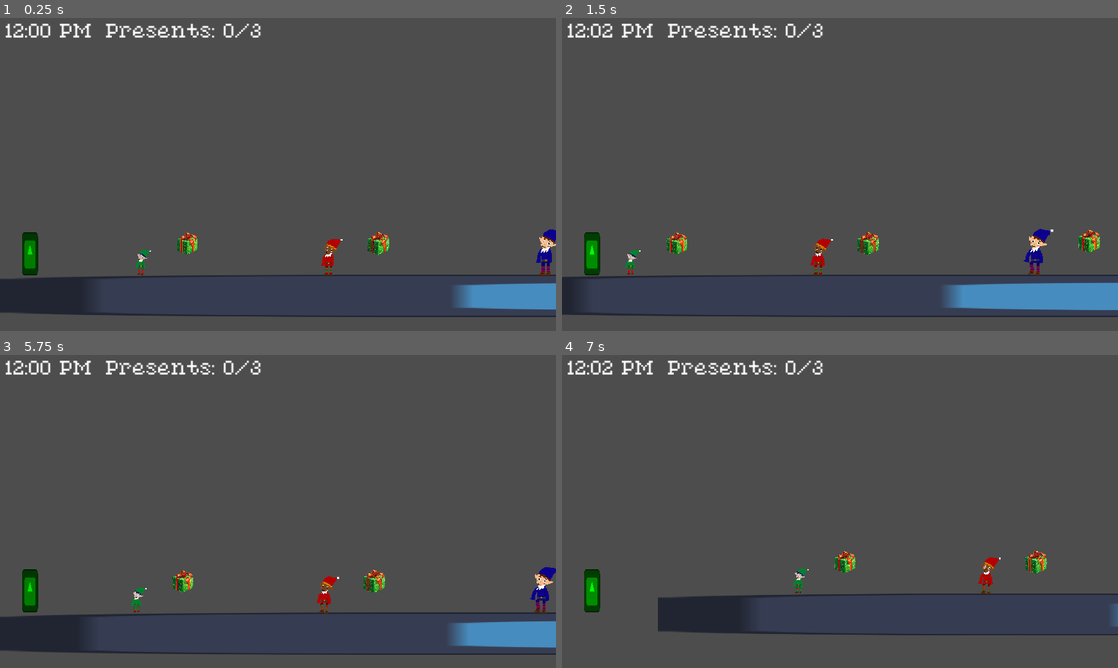
Above: before the commit, frames 1-4 (two rows, left to right).
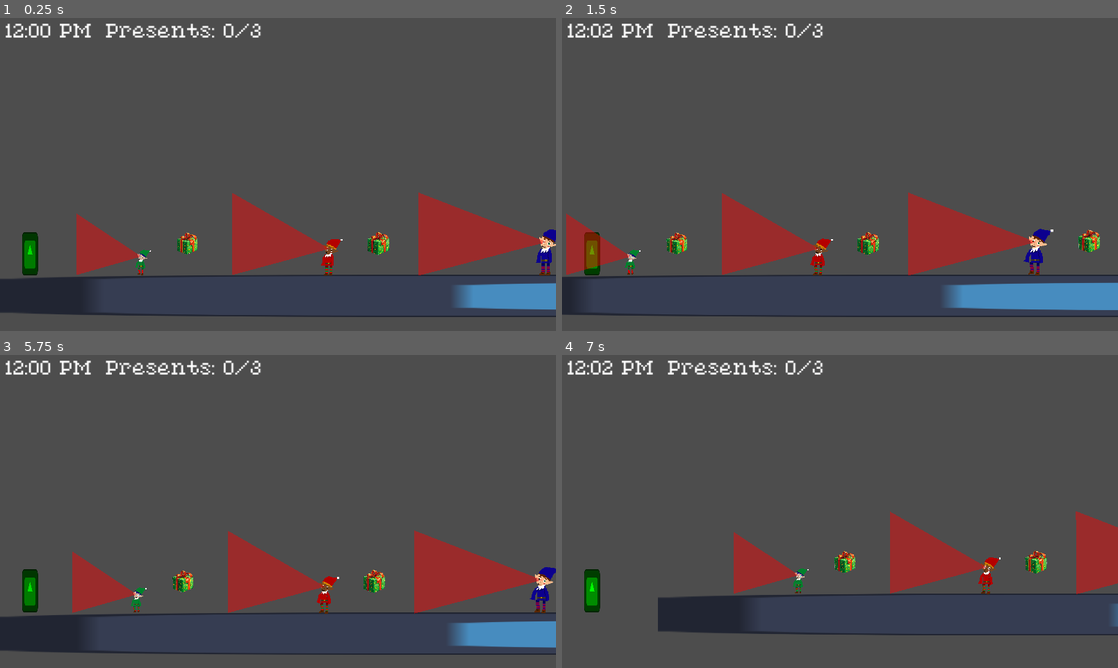
Above: after the commit, the same moments.

Repository: agreene5/GeorgiaDev-Winter-Jam-2024
Game: Godot game, scene res://Scenes/main.tscn
The game is run twice, just before and just after one commit, with the same random seed, the same clock (stepped at 60 frames per second) and the same inputs. The engine's default icon, where the game draws it, is replaced by a stand-in: a white triangle on a blue panel in a dark square.
Inputs (mouse positions are in pixels of both pictures, inside the frame that each line leads up to):
- Up to frame 1 (0.25 s): no input
- Up to frame 2 (1.5 s): tap Enter (ui_accept) at 0.5, 0.77 s; move the mouse to (962, 158) at 0.52 s; hold Right (ui_right) from 0.53 s (still down); right-click (962, 158) at 0.6 s; move the mouse to (728, 190) at 1.27 s; right-click (728, 190) at 1.35 s
- Up to frame 3 (5.75 s): tap Enter (ui_accept) at 1.52, 2, 3.02, 3.5, 3.77, 4.25, 4.52, 5 s; move the mouse to (333, 442) at 2.02 s; release Right (ui_right) at 2.03 s; hold Left (ui_left) 2.03-2.78 s; right-click (333, 442) at 2.1 s; move the mouse to (250, 574) at 2.77 s; hold Right (ui_right) 2.78-4.28 s; right-click (250, 574) at 2.85 s; move the mouse to (444, 558) at 3.52 s; right-click (444, 558) at 3.6 s; move the mouse to (111, 464) at 4.27 s; hold Left (ui_left) 4.28-5.03 s; right-click (111, 464) at 4.35 s; move the mouse to (305, 511) at 5.02 s; hold Right (ui_right) from 5.03 s (still down); right-click (305, 511) at 5.1 s
- Up to frame 4 (7 s): move the mouse to (756, 433) at 5.77 s; release Right (ui_right) at 5.78 s; hold Left (ui_left) from 5.78 s (still down); right-click (756, 433) at 5.85 s; tap Enter (ui_accept) at 6.02, 6.77 s; move the mouse to (962, 495) at 6.52 s; right-click (962, 495) at 6.6 s

The runs differ from the first frame. In frame 1, 6.5% of the frame differs, in the area x 13-99%, y 55-83%; in frame 2, 6.5%; in frame 3, 6.5%; in frame 4, 5.1%.

Commit message:
Added visible sight to the elves

Diff:
--- a/elf_1/elf_1.tscn
+++ b/elf_1/elf_1.tscn
@@ -50,5 +50,9 @@
 position = Vector2(-114.5, -63.5)
 shape = SubResource("RectangleShape2D_eonky")
 
+[node name="Polygon2D" type="Polygon2D" parent="Area2D"]
+color = Color(1, 0, 0, 0.431373)
+polygon = PackedVector2Array(-6, -20, -230, -169, -230, 44)
+
 [connection signal="area_entered" from="Area2D" to="Area2D" method="_on_area_entered"]
 [connection signal="area_exited" from="Area2D" to="Area2D" method="_on_area_exited"]
--- a/elf_2/elf_2.tscn
+++ b/elf_2/elf_2.tscn
@@ -48,5 +48,9 @@
 position = Vector2(-167.5, -80)
 shape = SubResource("RectangleShape2D_lv3au")
 
+[node name="Polygon2D" type="Polygon2D" parent="Area2D"]
+color = Color(1, 0, 0, 0.431373)
+polygon = PackedVector2Array(-9, -28, -345, -221, -345, 63)
+
 [connection signal="area_entered" from="Area2D" to="Area2D" method="_on_area_entered"]
 [connection signal="area_exited" from="Area2D" to="Area2D" method="_on_area_exited"]
--- a/elf_3/elf_3.tscn
+++ b/elf_3/elf_3.tscn
@@ -49,5 +49,9 @@
 position = Vector2(-214, -78.5)
 shape = SubResource("RectangleShape2D_l4tm4")
 
+[node name="Polygon2D" type="Polygon2D" parent="Area2D"]
+color = Color(1, 0, 0, 0.431373)
+polygon = PackedVector2Array(4, -50, -439, -221, -438, 66)
+
 [connection signal="area_entered" from="Area2D" to="Area2D" method="_on_area_entered"]
 [connection signal="area_exited" from="Area2D" to="Area2D" method="_on_area_exited"]
